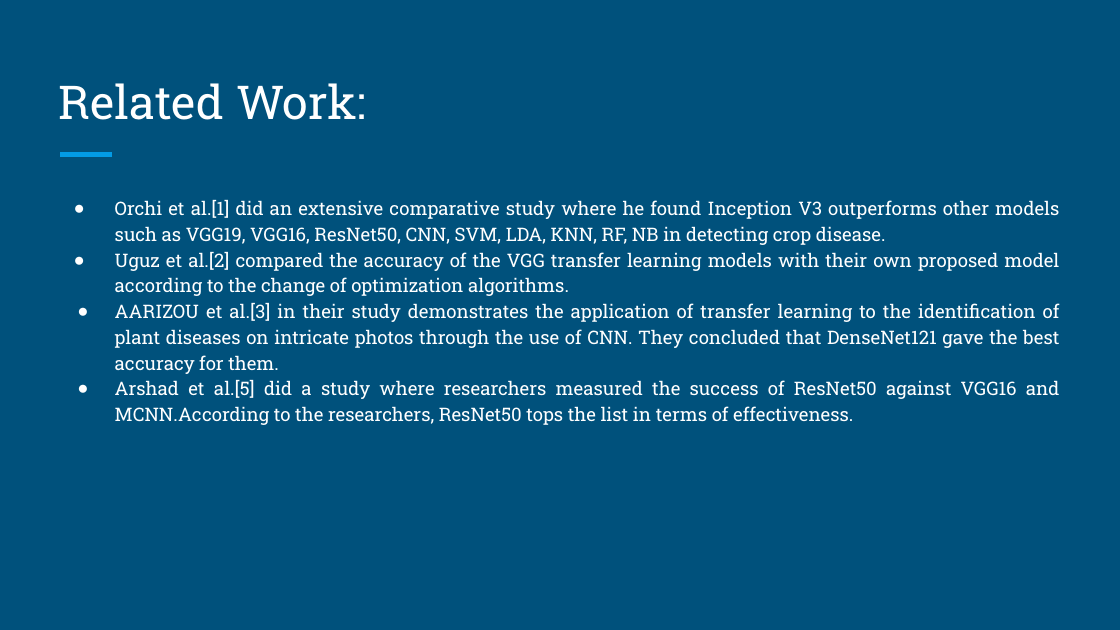
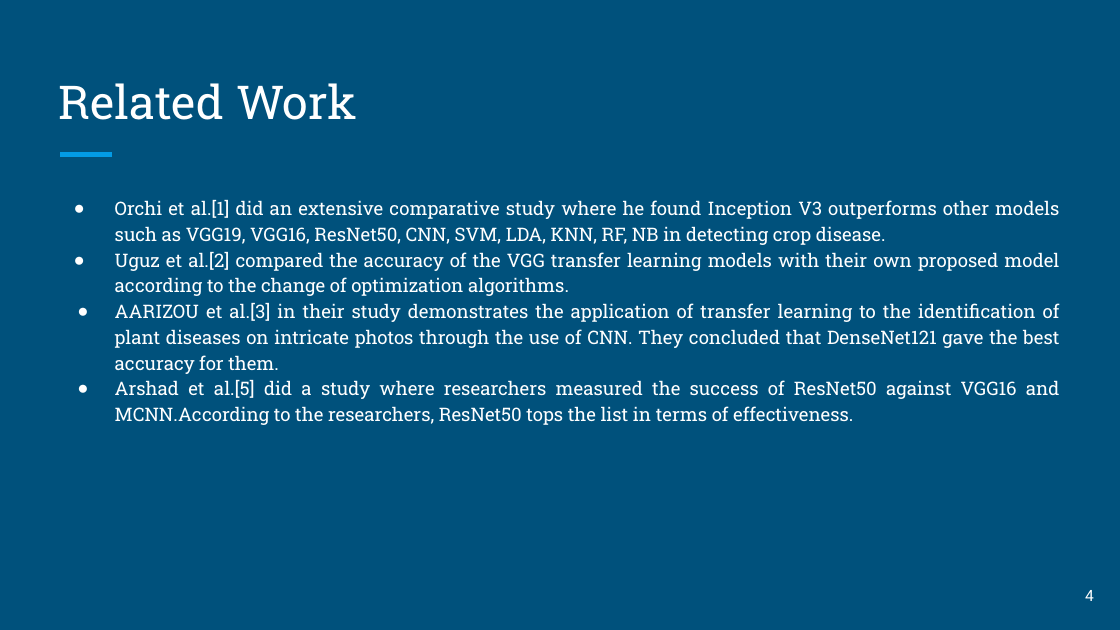
Before and after one commit to mdFuadIslam/cse438, a slide deck: slide 4 of Submission5/Slide.pptx (slide 3 before the commit). Drawn at 1120x630 pixels with LibreOffice and Linux fonts; fonts in the diff are those of the drawing. Boxes give left, top, right and bottom in pixels: in the first picture for what was removed or moved away, otherwise in the second. Text is boxed around its words. In the diff, an @@ line names an element or a change of style, - is before the commit and + after.

```diff
--- a/Submission5/Slide.pptx
+++ b/Submission5/Slide.pptx
@@ title at [59, 83, 357, 120]: text changed @@
-Related Work:
+Related Work
@@ page number added at [1085, 590, 1094, 601], 10 pt, text #FFFFFF @@
+4
```
Also in this commit, not shown: 7 other slides changed, 9 slides added, 3 other files.
